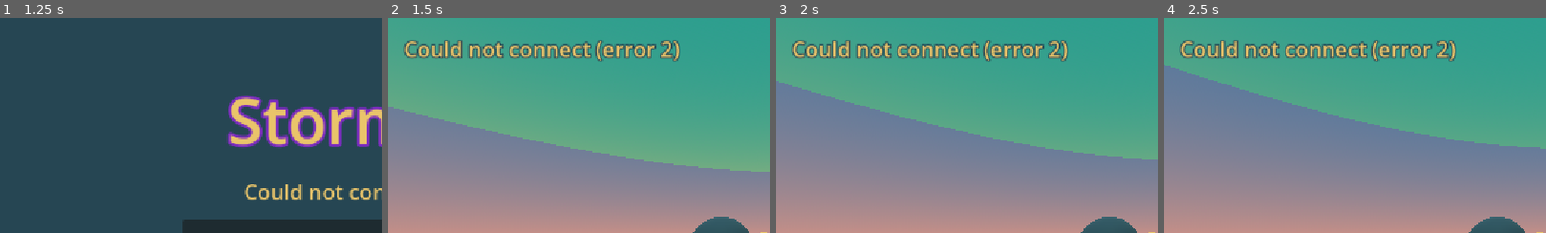
Above: before the commit, frames 1-4 (left to right).
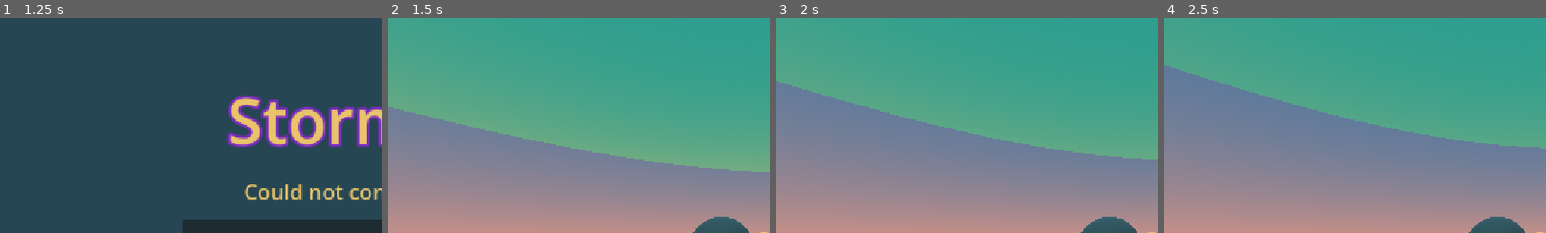
Above: after the commit, the same moments.

Repository: acetousk/godot4-game
Game: Godot game, scene res://scenes/lobby.tscn
Same seed, same stepped clock (60 frames per second), same inputs: the game is played once before the commit and once after it. Sound files missing from this copy of the repository are replaced by a short silence.
Inputs (mouse positions are % of the whole screen's width and height, from its top left):
- Up to frame 1 (1.25 s): click (41, 67) at 0.52 s; type "12" at 0.6 s
- Up to frame 2 (1.5 s): click "Play solo" at 1.25 s
- Up to frame 3 (2 s): no input
- Up to frame 4 (2.5 s): tap Enter at 2 s; move the mouse to (72, 45) at 2.02 s; hold D (move_right) from 2.03 s (still down); hold E (action) from 2.03 s (still down); click (72, 45) at 2.17 s; tap Space (jump) at 2.27 s
The pictures show only the part of the screen within x 0-50%, y 0-50%; the shares and areas given below are measured in that part.

Frame 1 is identical in both runs. In frame 2, 4.0% of the frame differs, in the area x 4-77%, y 10-21%; in frame 3, 4.0%; in frame 4, 4.0%.

Commit message:
step done

Diff:
--- a/scripts/hud.gd
+++ b/scripts/hud.gd
@@ -26,6 +26,8 @@
 func _process(_delta: float) -> void:
 	# Everyone still in the match is in the "fighter" group.
 	left_label.text = "Players left %d" % get_tree().get_nodes_in_group("fighter").size()
+	# Online status: only in online matches (solo does not need the network).
+	$NetStatus.visible = Net.online
 	$NetStatus.text = Net.status
 
 	# Storm timer, and a warning when you stand outside the circle.
Not shown, changed: CHANGELOG.md
Not shown, changed: PLAN.md
